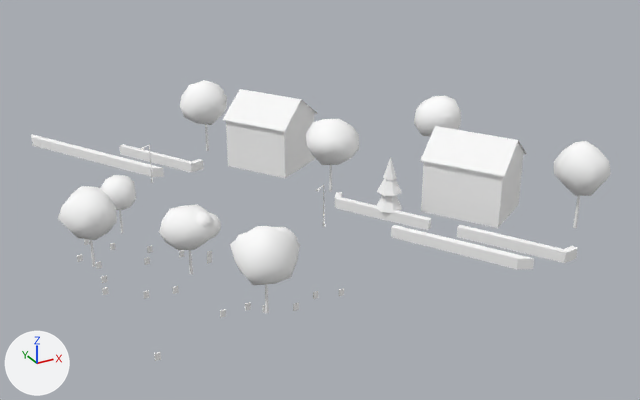
Renders of the glTF model cities/arlov-borggatan/pack/tiles/c1_0.glb from each side of a commit.
One viewpoint serves both versions: a camera (50 mm lens) standing at (40.6, -70.5, 53.6) and looking at (93.5, 25.7, 5.5). The lights are fixed; the arrows at lower left show +X, +Y and +Z. The older version comes first. Where no turn or scale is listed for an object, it has been applied to the vertices. Vertices at exactly the same position are counted once.

The first picture shows 'SM_Building_w208664691', 'SM_Building_w208664723', 'SM_Street_Fixtures_1_0', 'SM_Street_Furniture_1_0', 'SM_Trees_1_0', 'SM_Wall_Hedge_1_0'.
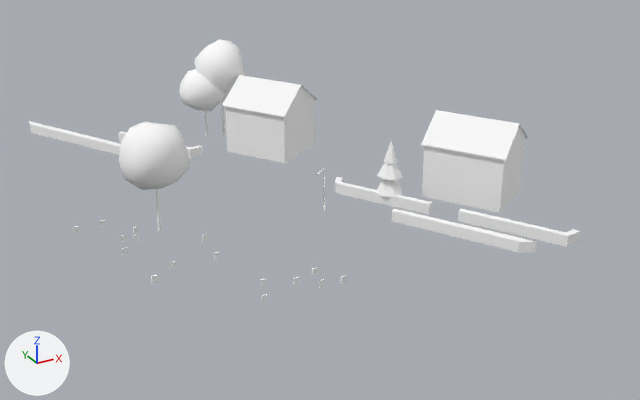
Where the change shows, as pixel boxes (x1, y1, x2, y2) in the pictures (640 x 400 px; the box of a moved part takes in the faces that stretch with it):
'SM_Trees_1_0', reshaped, moved, rescaled (48% narrower, 18% shorter): before (58, 80, 611, 313); after (118, 39, 403, 231)
'SM_Building_w208664691', moved: before (223, 89, 527, 228); after (222, 75, 528, 213)
'SM_Wall_Hedge_1_0', moved: before (31, 134, 578, 269); after (29, 121, 580, 252)
'SM_Building_w208664723', moved: before (226, 101, 315, 177); after (225, 86, 315, 163)
'SM_Street_Furniture_1_0', moved: before (140, 144, 325, 227); after (316, 169, 325, 211)
part 1 of me_sm_trees_1_0, moved or reshaped: before (189, 250, 193, 274); after (155, 189, 162, 231)
part 2 of me_sm_trees_1_0, moved or reshaped: before (205, 124, 209, 151); after (221, 100, 225, 137)
part 3 of me_sm_trees_1_0, moved or reshaped: before (329, 165, 332, 192); after (204, 111, 208, 138)
part 4 of me_sm_trees_1_0, moved or reshaped: before (180, 80, 227, 125); after (179, 69, 226, 112)
part 5 of me_sm_trees_1_0, moved or reshaped: before (376, 195, 402, 213); after (376, 180, 403, 197)
part 6 of me_sm_trees_1_0, moved or reshaped: before (377, 179, 402, 196); after (377, 163, 402, 180)
part 7 of me_sm_trees_1_0, moved or reshaped: before (383, 157, 397, 180); after (383, 141, 397, 164)
part 8 of me_sm_trees_1_0, added: after (118, 121, 191, 190)
part 9 of me_sm_trees_1_0, added: after (194, 39, 246, 99)
part 10 of me_sm_trees_1_0, deleted: before (58, 96, 611, 313)

Edits to the bpy script that builds the scene:
```text
Change me_sm_trees_1_0:
    used by ob_sm_trees_1_0; location = (89.8, 26.9, 10.8); scale = (31.6, 31.6, 31.6)
    remove me_sm_trees_1_0.from_pydata(...)  # 1139 vertices, 2047 faces; spans x -1.0..1.0, y -0.88..0.88, z -0.19..0.19
    add me_sm_trees_1_0.from_pydata(...)  # 450 vertices, 789 faces; spans x -0.9..0.9, y -1.0..1.0, z -0.39..0.39
    me_sm_trees_1_0 part 1: the loose piece of 12 vertices spanning x -0.61..-0.59, y -0.39..-0.38, z -0.17..-0.06 is scaled about its middle by (2.01, 2.02, 2.61), then moved by (-0.08, -0.23, -0.12)
    me_sm_trees_1_0 part 2: the loose piece of 12 vertices spanning x -0.08..-0.06, y 0.76..0.77, z -0.17..-0.02 is scaled about its middle by (1.87, 1.86, 2.18), then moved by (0.41, 0.02, -0.13)
    me_sm_trees_1_0 part 3: the loose piece of 12 vertices spanning x 0.21..0.22, y 0.03..0.04, z -0.17..-0.03 is scaled about its middle by (1.61, 1.63, 1.72), then moved by (0.0, 0.78, -0.16)
    me_sm_trees_1_0 part 4: the loose piece of 42 vertices spanning x -0.2..0.04, y 0.64..0.88, z -0.02..0.18 is scaled about its middle by 1.62, then moved by (0.27, 0.05, -0.06)
    me_sm_trees_1_0 part 5: the loose piece of 8 vertices spanning x 0.24..0.35, y -0.36..-0.25, z -0.14..-0.02 is scaled about its middle by 1.62, then moved by (0.51, -0.61, -0.16)
    me_sm_trees_1_0 part 6: the loose piece of 8 vertices spanning x 0.25..0.35, y -0.35..-0.25, z -0.07..0.04 is scaled about its middle by 1.62, then moved by (0.51, -0.61, -0.12)
    me_sm_trees_1_0 part 7: the loose piece of 8 vertices spanning x 0.27..0.32, y -0.33..-0.27, z -0.01..0.08 is scaled about its middle by 1.62, then moved by (0.51, -0.61, -0.08)
    me_sm_trees_1_0 part 8: a new loose piece of 42 vertices spanning x -0.9..-0.5, y -0.81..-0.39, z -0.11..0.31, in mat_m_leaf (white #ffffff)
    me_sm_trees_1_0 part 9: a new loose piece of 42 vertices spanning x 0.14..0.53, y 0.6..0.99, z -0.07..0.39, in mat_m_leaf (white #ffffff)
    me_sm_trees_1_0 part 10: 26 loose pieces with 941 vertices, spanning x -1.0..1.0, y -0.88..0.16, z -0.19..0.19, are deleted
    other edits to the shape of me_sm_trees_1_0 do not show in these pictures
Change ob_sm_building_w208664691:
    ob_sm_building_w208664691.location: (102.5, 28.5, 10.3) -> (102.5, 28.5, 12.4)
Change ob_sm_building_w208664723:
    ob_sm_building_w208664723.location: (94.3, 42.3, 10.5) -> (94.3, 42.3, 12.6)
Change ob_sm_street_furniture_1_0:
    ob_sm_street_furniture_1_0.location: (82.1, 29.9, 8.3) -> (82.1, 29.9, 10.5)
Change ob_sm_trees_1_0:
    ob_sm_trees_1_0.location: (89.8, 26.9, 10.8) -> (83.4, 35.1, 15.0)
    ob_sm_trees_1_0.scale: (31.6, 31.6, 31.6) -> (19.5, 19.5, 19.5)
Change ob_sm_wall_hedge_1_0:
    ob_sm_wall_hedge_1_0.location: (88.3, 31.8, 6.0) -> (88.3, 31.8, 8.1)
```
